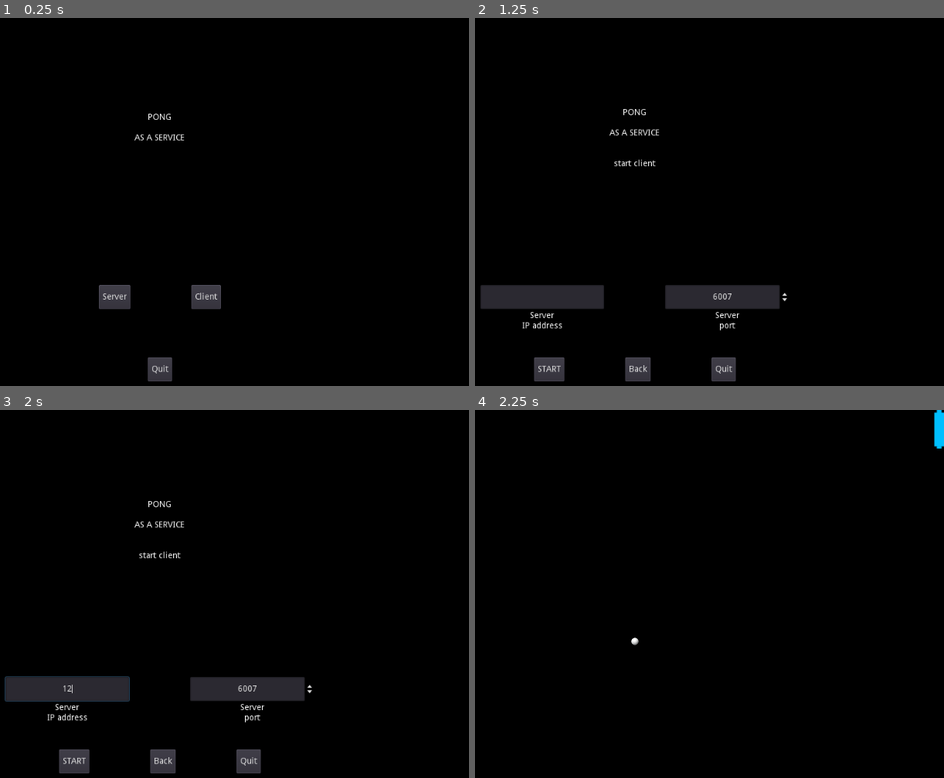
Above: before the commit, frames 1-4 (two rows, left to right).
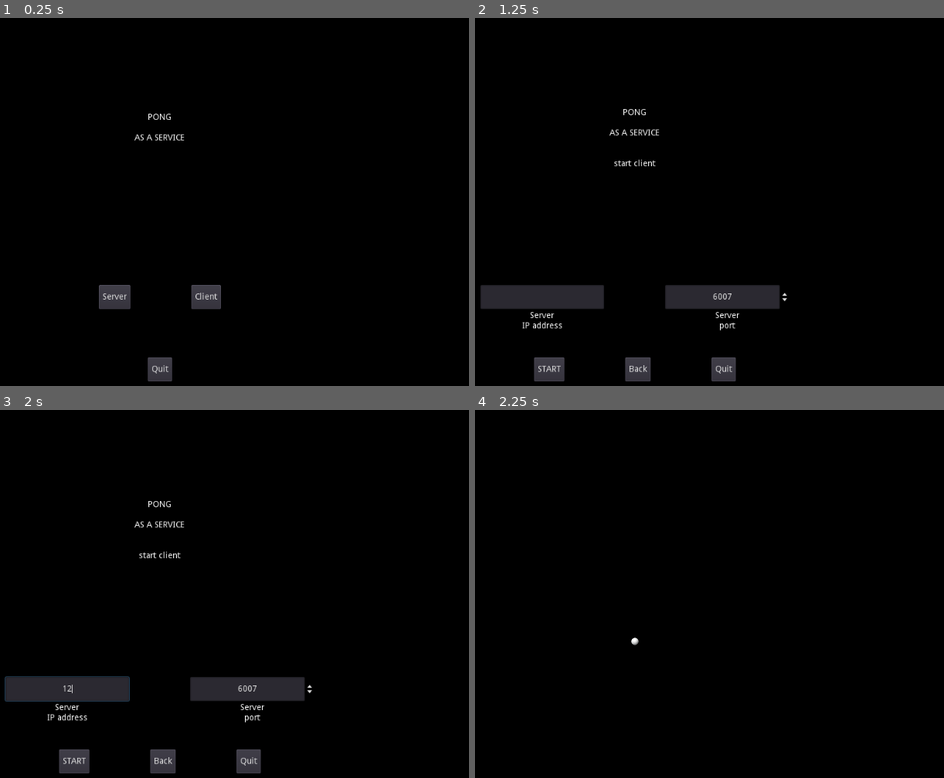
Above: after the commit, the same moments.

Repository: wisienka91/pongasaservice
Game: Godot game, scene res://menu/MainMenu.tscn
Same seed, same stepped clock (60 frames per second), same inputs: the game is played once before the commit and once after it.
Inputs (mouse positions are in pixels of both pictures, inside the frame that each line leads up to):
- Up to frame 1 (0.25 s): no input
- Up to frame 2 (1.25 s): click "Client" at 0.5 s
- Up to frame 3 (2 s): click (65, 689) at 1.27 s; type "12" at 1.35 s
- Up to frame 4 (2.25 s): click "START" at 2 s

Frames 1-3 are identical in both runs. In frame 4, 0.2% of the frame differs, in the area x 97-100%, y 0-11%.
Error in both runs: Invalid get index '1' (on base: 'Array'). (res://lib/network.gd:4)

Commit message:
Player side assign

Diff:
--- a/client/ClientGame.gd
+++ b/client/ClientGame.gd
@@ -8,7 +8,8 @@
 
 func _ready():
 	peer_id = get_tree().get_network_unique_id()
-	controlling = init_player(peer_id)
+	Network.get_players_info(peer_id, null)
+	Network.get_side_info(peer_id, null)
 
 func get_players_to_add():
 	var players_to_add = []
@@ -23,7 +24,7 @@
 
 func _physics_process(delta):
 	Network.get_players_info(peer_id, null)
-	if !GameState.player_boundaries_set:
+	if !GameState.player_boundaries_set and controlling:
 		_set_player_boundaries()
 	if !GameState.ball_boundaries_set:
 		_set_ball_boundaries()
@@ -62,11 +63,14 @@
 		pass
 
 func _update_players():
-	if controlling.position != controlling.new_position:
-		Network.set_player_info(peer_id, controlling.new_position)
+	if controlling:
+		if controlling.position != controlling.new_position:
+			Network.set_player_info(peer_id, controlling.new_position)
+
 	for player in GameState.players:
 		$Players.get_node(str(player)).position.y = GameState.players[player].position.y
-	controlling.new_position = controlling.position
+	if controlling:
+		controlling.new_position = controlling.position
 
 func _update_ball():
 	Network.get_ball_info(peer_id, null)
@@ -78,6 +82,8 @@
 	if player_id == peer_id:
 		new_player.is_operating = true
 		new_player.z_index = 10
+		controlling = new_player
+	new_player.is_left = GameState.players[player_id].is_left
 
 	$Players.add_child(new_player)
 	visible_players.append(player_id)
--- a/client/Player.gd
+++ b/client/Player.gd
@@ -4,7 +4,7 @@
 var speed = 333
 var player_size = null
 var player_boundaries = null
-var is_left = true
+var is_left = null
 var is_operating = false
 var new_position = Vector2.ZERO
 var operating_color_set = false
@@ -24,9 +24,7 @@
 		right_player = get_viewport().size.x
 	}
 
-	is_left = false
-
-	if !is_left:
+	if is_left != null and is_left == false:
 		position.x = player_boundaries.right_player - player_boundaries.size[0]
 	new_position = position
 
--- a/lib/network.gd
+++ b/lib/network.gd
@@ -24,8 +24,7 @@
 			y = get_viewport().size.y / 2
 		},
 		ip = IP.get_local_addresses()[1],
-		ping = 'fs',
-		is_left = GameState.is_next_player_left
+		ping = 'fs'
 	}
 
 
@@ -73,7 +72,6 @@
 func _on_connected_to_server():
 	self_data.name = get_tree().get_network_unique_id()
 	rpc_id(1, '_initiate_player_info', get_tree().get_network_unique_id(), self_data)
-	GameState.is_next_player_left = !GameState.is_next_player_left
 
 
 func _on_connection_failed():
@@ -116,7 +114,6 @@
 func get_ball_info(peer_id, info):
 	rpc_unreliable_id(1, '_get_ball_info', peer_id, null)
 
-
 remote func _get_ball_info(peer_id, info):
 	if get_tree().is_network_server():
 		rpc_unreliable_id(peer_id, '_get_ball_info', peer_id, GameState.ball)
@@ -152,8 +149,19 @@
 
 
 remote func _initiate_player_info(id, info):
+	info.is_left = GameState.is_next_player_left
 	GameState.players[id] = info
 
 	if get_tree().is_network_server():
 		for peer_id in GameState.players.keys():
 			rpc_id(peer_id, '_initiate_player_info', peer_id, GameState.players[peer_id])
+		GameState.is_next_player_left = not GameState.is_next_player_left
+
+func get_side_info(peer_id, info):
+	rpc_unreliable_id(1, '_get_side_info', peer_id, null)
+
+remote func _get_side_info(peer_id, info):
+	if get_tree().is_network_server():
+		rpc_unreliable_id(peer_id, '_get_side_info', peer_id, GameState.players[peer_id].is_left)
+	else:
+		GameState.players[peer_id].is_left = info
--- a/server/game_state.gd
+++ b/server/game_state.gd
@@ -4,7 +4,7 @@
 
 var ball = {
 	ball_position = Vector2(512, 384),
-	ball_speed = Vector2(40, 15),
+	ball_speed = Vector2(50, 15),
 	ball_direction = Vector2(0, 0)
 }
 
